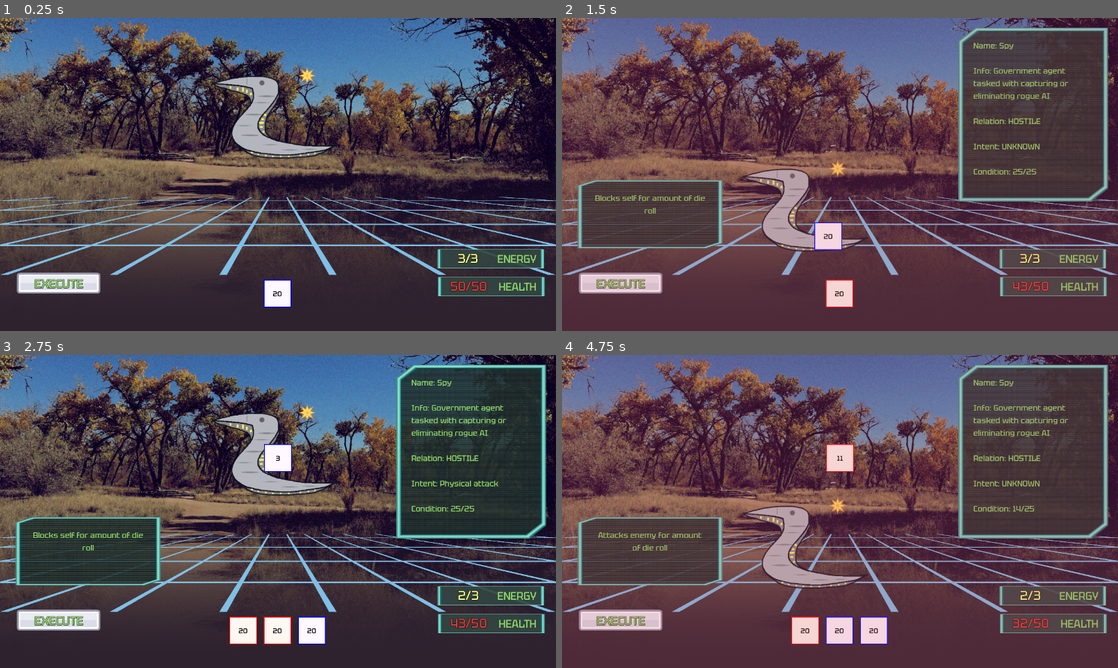
Above: before the commit, frames 1-4 (two rows, left to right).
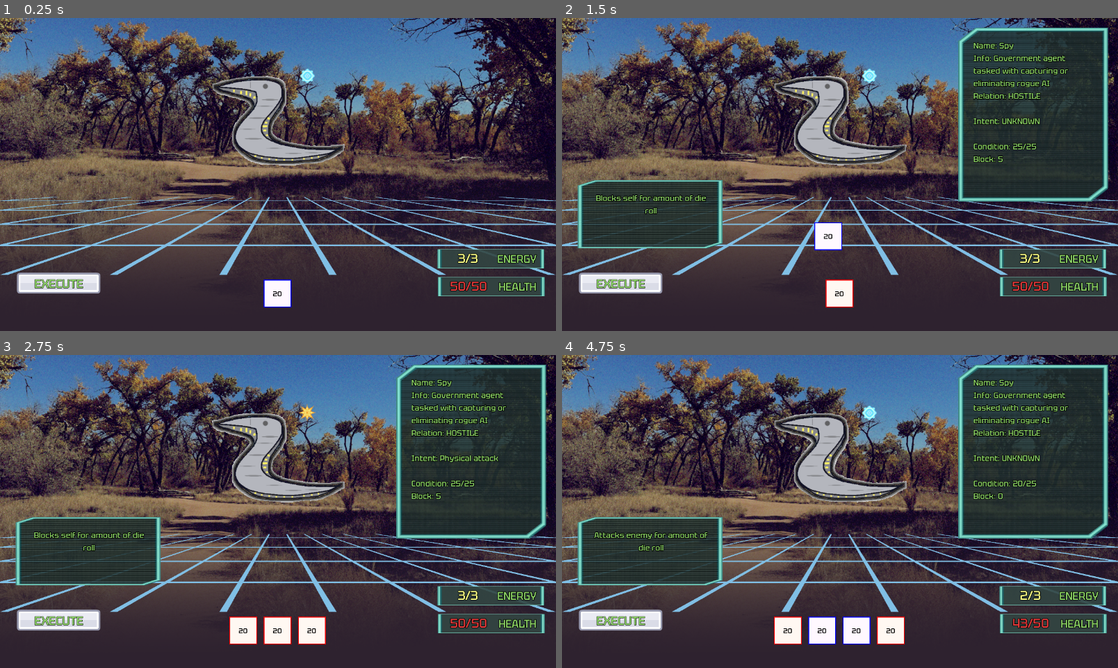
Above: after the commit, the same moments.

Repository: platopixel/d20
Game: Godot game, scene res://scenes/main.tscn
Two runs of this game, one before a commit and one after it. Both use one fixed random seed, a clock stepped at 60 frames per second and the inputs below.
Inputs (mouse positions are in pixels of both pictures, inside the frame that each line leads up to):
- Up to frame 1 (0.25 s): no input
- Up to frame 2 (1.5 s): click "EXECUTE" at 0.5 s; drag from (823, 293) to (840, 121) at 1.27 s
- Up to frame 3 (2.75 s): click "EXECUTE" at 2 s
- Up to frame 4 (4.75 s): tap Enter at 2.75 s; drag from (806, 630) to (840, 458) at 2.77 s; click "EXECUTE" at 3.5 s; move the mouse to (789, 630) at 4.27 s; press the mouse at (789, 630) at 4.28 s

The runs differ from the first frame. In frame 1, 2.2% of the frame differs, in the area x 38-97%, y 15-88%; in frame 2, 84%; in frame 3, 4.5%; in frame 4, 84%, in the area x 0-100%, y 0-100%.

Commit message:
discard played dice, add enemy block amount ui

Diff:
--- a/enemies/enemy.tscn
+++ b/enemies/enemy.tscn
@@ -24,6 +24,21 @@
 shader_parameter/tolerance = 0.0
 shader_parameter/color = SubResource("GradientTexture1D_kieoo")
 
+[sub_resource type="Gradient" id="Gradient_3r3tx"]
+
+[sub_resource type="GradientTexture1D" id="GradientTexture1D_ehroy"]
+gradient = SubResource("Gradient_3r3tx")
+
+[sub_resource type="ShaderMaterial" id="ShaderMaterial_gt2fi"]
+shader = ExtResource("2_un0uh")
+shader_parameter/maxLineWidth = 10.0
+shader_parameter/minLineWidth = 5.0
+shader_parameter/speed = 1.0
+shader_parameter/blockSize = 20.0
+shader_parameter/gradientResolution = 10
+shader_parameter/tolerance = 0.0
+shader_parameter/color = SubResource("GradientTexture1D_ehroy")
+
 [node name="Enemy" type="Node2D" groups=["enemies"]]
 script = ExtResource("1_c5pig")
 
@@ -34,6 +49,7 @@
 centered = false
 
 [node name="Sprite2D2" type="Sprite2D" parent="."]
+material = SubResource("ShaderMaterial_gt2fi")
 texture = ExtResource("3_lecdm")
 centered = false
 
--- a/enemies/spy/spy_enemy_ai.tscn
+++ b/enemies/spy/spy_enemy_ai.tscn
@@ -18,13 +18,13 @@
 script = ExtResource("4_44ss3")
 number = ""
 icon = ExtResource("6_g2xtt")
-type = 0
+type = 1
 
 [sub_resource type="Resource" id="Resource_e884u"]
 script = ExtResource("4_44ss3")
 number = ""
 icon = ExtResource("6_g2xtt")
-type = 0
+type = 1
 
 [node name="SpyEnemyAI" type="Node"]
 script = ExtResource("1_6f32a")
@@ -32,12 +32,14 @@
 [node name="AttackAction" type="Node" parent="."]
 script = ExtResource("2_3fb52")
 intent = SubResource("Resource_o38bj")
+action_type = 1
 chance_weight = 1.0
 
 [node name="BlockAction" type="Node" parent="."]
 script = ExtResource("3_2gbms")
 block = 5
 intent = SubResource("Resource_qwgjy")
+action_type = 1
 chance_weight = 1.0
 
 [node name="MegaBlockAction" type="Node" parent="."]
--- a/scenes/dice/die_states/die_dragging_state.gd
+++ b/scenes/dice/die_states/die_dragging_state.gd
@@ -5,6 +5,7 @@
 const DRAG_MINIMUM_THRESHOLD := 0.3
 
 var minimum_drag_time_elapsed := false
+
 
 func enter() -> void:
 	var ui_layer := get_tree().get_first_node_in_group("ui_layer")
--- a/scenes/player_handler.gd
+++ b/scenes/player_handler.gd
@@ -50,6 +50,14 @@
 
 func discard_dice() -> void:
 	var tween := create_tween()
+	var ui_layer := get_tree().get_first_node_in_group("ui_layer")
+	if ui_layer:
+		for child in ui_layer.get_children():
+			if child is Die:
+				tween.tween_callback(player_stats.discard.add_die.bind(child.die))
+				tween.tween_callback(hand.discard_die.bind(child))
+				tween.tween_interval(HAND_DISCARD_INTERVAL)
+
 	for die in hand.get_children():
 		tween.tween_callback(player_stats.discard.add_die.bind(die.die))
 		tween.tween_callback(hand.discard_die.bind(die))
@@ -72,4 +80,5 @@
 
 
 func _on_die_played(die: DieModel) -> void:
-	player_stats.discard.add_die(die)
+	pass
+	# player_stats.discard.add_die(die)
--- a/scenes/ui/battle_ui.gd
+++ b/scenes/ui/battle_ui.gd
@@ -26,4 +26,5 @@
 
 func _on_end_turn_button_pressed() -> void:
 	end_turn_button.disabled = true
+	# loop through played dice and fade them out and queue free
 	Events.player_turn_ended.emit()
--- a/scenes/ui/enemy_tooltip.gd
+++ b/scenes/ui/enemy_tooltip.gd
@@ -14,15 +14,17 @@
 	else:
 		return "UNKNOWN"
 
+
 func _on_enemy_tooltip_requested(stats: EnemyStats, intent: Intent = null) -> void:
 	var name = stats.name
 	var description = stats.description
 	var relation = str(EnemyStats.Relation.keys()[stats.relation])
 	var hp_text = "%s/%s" % [stats.hp, stats.max_hp]
+	var block_text = str(stats.block)
 	var intent_text: String
 	if not intent:
 		intent_text = "UNKNOWN"
 	else:
 		intent_text = _get_intent_text(intent.type)
-	var tooltip_text = "Name: %s\n\nInfo: %s\n\nRelation: %s\n\nIntent: %s\n\nCondition: %s" % [name, description, relation, intent_text, hp_text]
+	var tooltip_text = "Name: %s\nInfo: %s\nRelation: %s\n\nIntent: %s\n\nCondition: %s\nBlock: %s" % [name, description, relation, intent_text, hp_text, block_text]
 	show_tooltip(tooltip_text)
--- a/scenes/ui/energy_ui.tscn
+++ b/scenes/ui/energy_ui.tscn
@@ -28,7 +28,7 @@
 theme = ExtResource("1_ei630")
 theme_override_colors/font_color = Color(0.984314, 1, 0.52549, 1)
 theme_override_colors/font_outline_color = Color(0, 0, 0, 1)
-theme_override_constants/outline_size = 3
+theme_override_constants/outline_size = 5
 theme_override_font_sizes/font_size = 28
 text = "3/3"
 horizontal_alignment = 1
@@ -41,6 +41,8 @@
 offset_right = 237.0
 offset_bottom = 39.0
 theme_override_colors/default_color = Color(0.568627, 0.858824, 0.411765, 1)
+theme_override_colors/font_outline_color = Color(0, 0, 0, 1)
+theme_override_constants/outline_size = 5
 theme_override_constants/shadow_offset_y = 0
 theme_override_constants/shadow_offset_x = 0
 theme_override_constants/shadow_outline_size = 2
--- a/scenes/ui/health_ui.tscn
+++ b/scenes/ui/health_ui.tscn
@@ -26,7 +26,7 @@
 offset_right = 131.0
 offset_bottom = 40.0
 theme_override_colors/font_color = Color(0.909804, 0.231373, 0.231373, 1)
-theme_override_constants/outline_size = 3
+theme_override_constants/outline_size = 5
 theme_override_font_sizes/font_size = 28
 text = "50/50"
 horizontal_alignment = 1
@@ -39,6 +39,8 @@
 offset_right = 237.0
 offset_bottom = 39.0
 theme_override_colors/default_color = Color(0.568627, 0.858824, 0.411765, 1)
+theme_override_colors/font_outline_color = Color(0, 0, 0, 1)
+theme_override_constants/outline_size = 5
 theme_override_font_sizes/normal_font_size = 24
 bbcode_enabled = true
 text = "[center]HEALTH[/center]"
--- a/scenes/ui/tooltip.tscn
+++ b/scenes/ui/tooltip.tscn
@@ -27,7 +27,7 @@
 layout_mode = 2
 theme_override_constants/margin_left = 35
 theme_override_constants/margin_top = 30
-theme_override_constants/margin_right = 35
+theme_override_constants/margin_right = 30
 theme_override_constants/margin_bottom = 25
 
 [node name="VBoxContainer" type="VBoxContainer" parent="MarginContainer"]
@@ -38,6 +38,8 @@
 layout_mode = 2
 size_flags_vertical = 3
 theme_override_colors/default_color = Color(0.568627, 0.858824, 0.411765, 1)
+theme_override_colors/font_outline_color = Color(0, 0, 0, 1)
+theme_override_constants/outline_size = 5
 theme_override_constants/line_separation = 5
 bbcode_enabled = true
 text = "Tooltip description is very
Not shown: 1 places in enemies/enemy.tscn that only renumber resources
